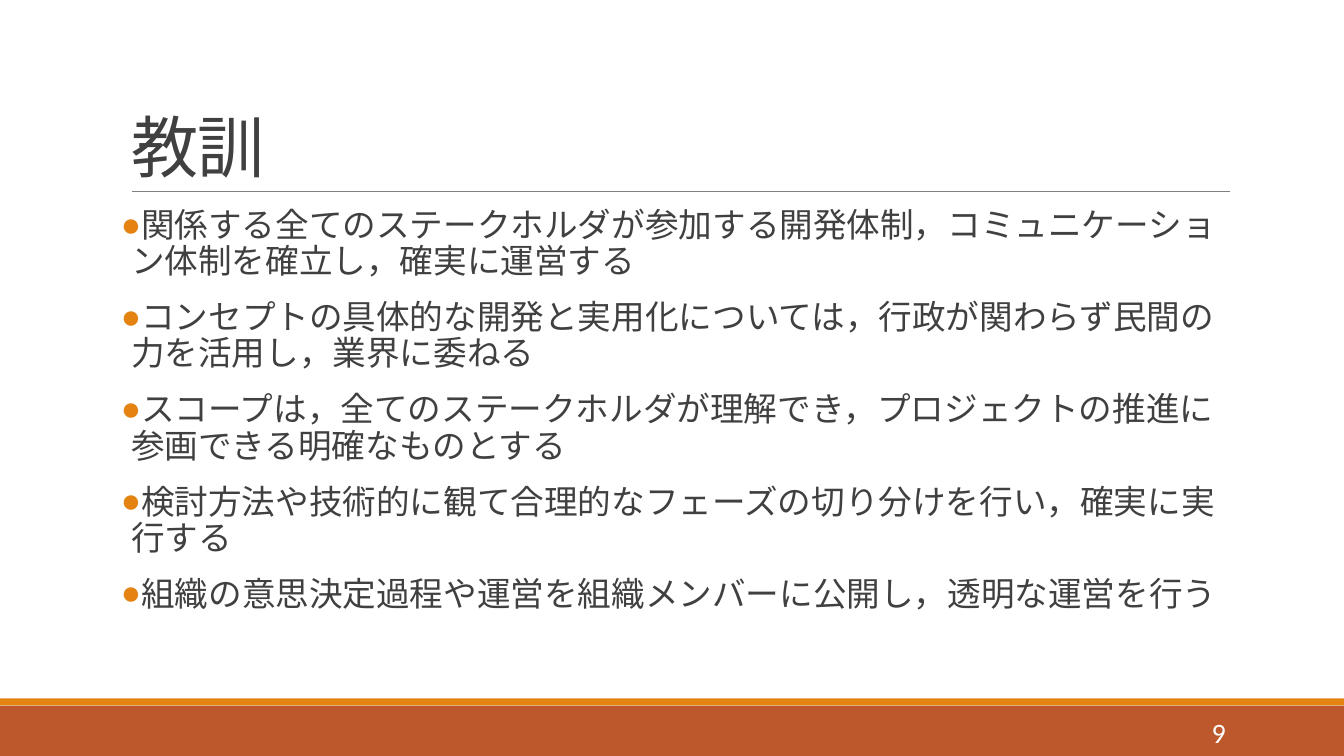
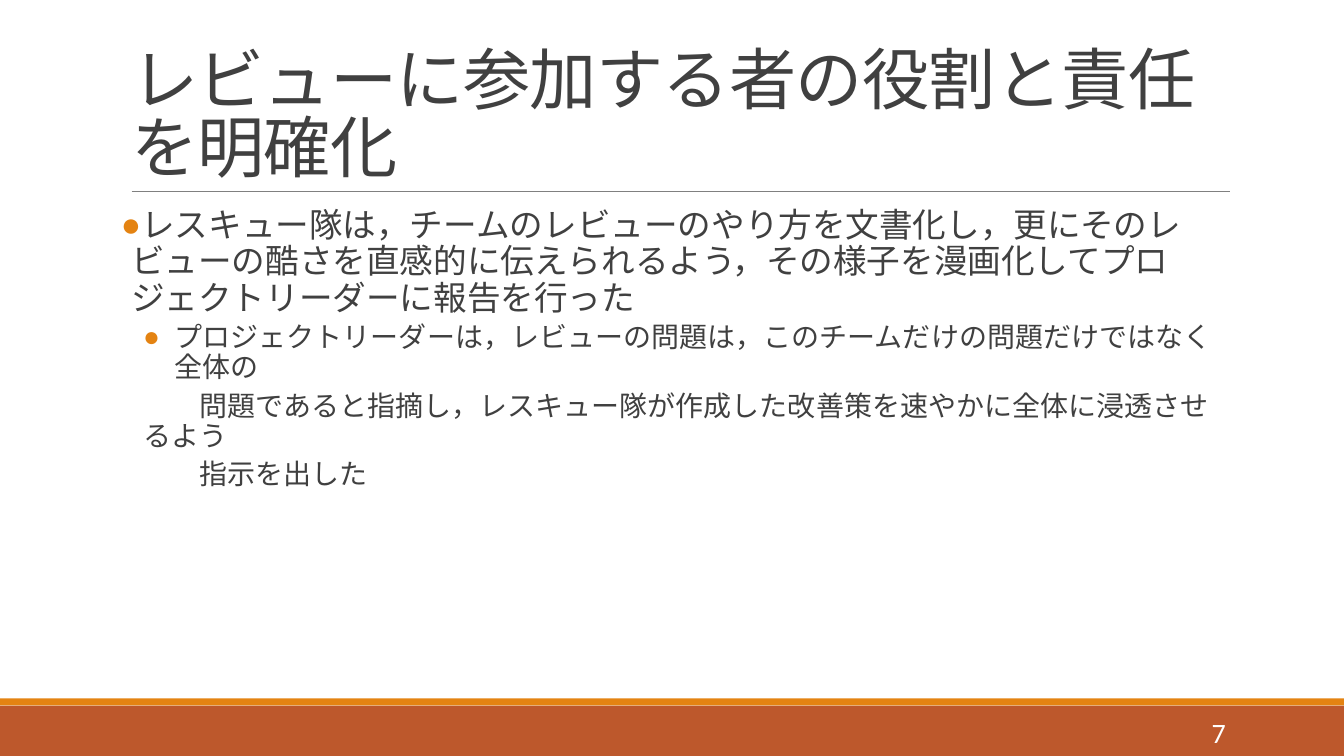
Before and after one commit to horiuchi-lab-teamA/horiuchi-lab-teamA-, a slide deck: slide 7 of ゼミ1/j13/1342082.pptx (slide 9 before the commit). Drawn at 1344x756 pixels with LibreOffice and Linux fonts; fonts in the diff are those of the drawing. Boxes give left, top, right and bottom in pixels: in the first picture for what was removed or moved away, otherwise in the second. Text is boxed around its words. In the diff, an @@ line names an element or a change of style, - is before the commit and + after.

```diff
--- a/ゼミ1/j13/1342082.pptx
+++ b/ゼミ1/j13/1342082.pptx
@@ title at [131, 47, 1195, 178]: text changed @@
-教訓
+レビューに参加する者の役割と責任を明確化
@@ text at [131, 208, 1212, 487]: text changed; size 24 to 20 pt @@
-● 関係する全てのステークホルダが参加する開発体制，コミュニケーション体制を確立し，確実に運営する
-● コンセプトの具体的な開発と実用化については，行政が関わらず民間の力を活用し，業界に委ねる
-● スコープは，全てのステークホルダが理解でき，プロジェクトの推進に参画できる明確なものとする
-● 検討方法や技術的に観て合理的なフェーズの切り分けを行い，確実に実行する
-● 組織の意思決定過程や運営を組織メンバーに公開し，透明な運営を行う
+● レスキュー隊は，チームのレビューのやり方を文書化し，更にそのレビューの酷さを直感的に伝えられるよう，その様子を漫画化してプロジェクトリーダーに報告を行った
+  ● プロジェクトリーダーは，レビューの問題は，このチームだけの問題だけではなく全体の
+  問題であると指摘し，レスキュー隊が作成した改善策を速やかに全体に浸透させるよう
+  指示を出した
@@ page number at [1212, 725, 1226, 743]: text changed @@
-9
+7
```
Also in this commit, not shown: 6 other slides changed, 2 slides removed.
